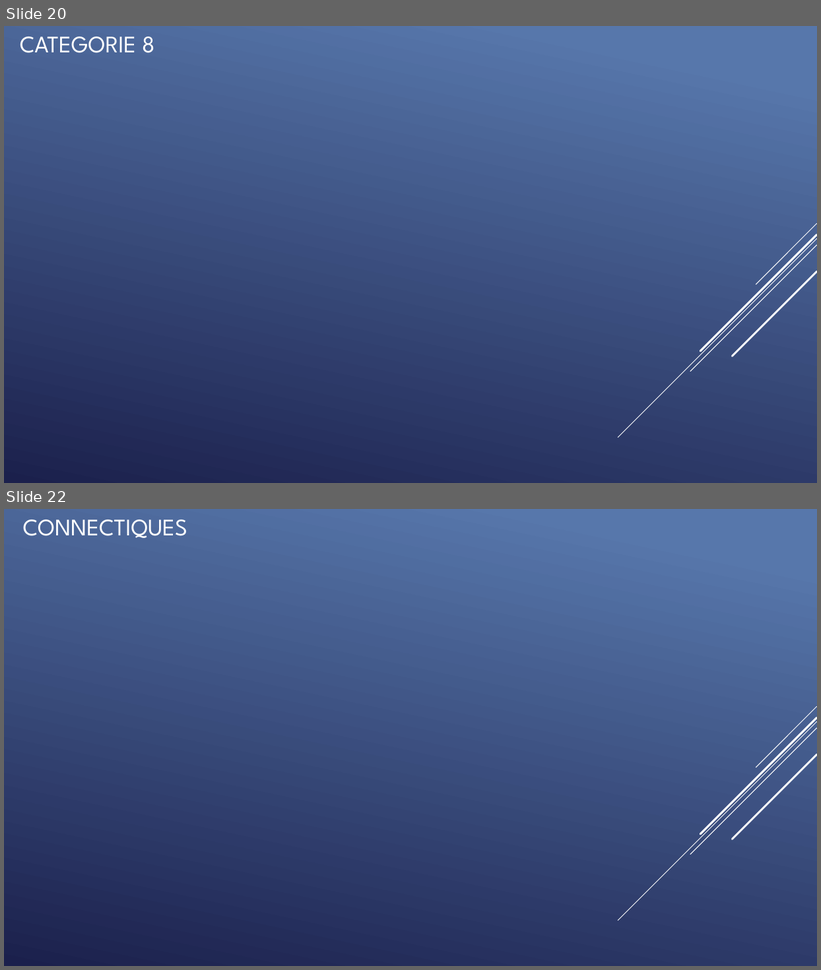
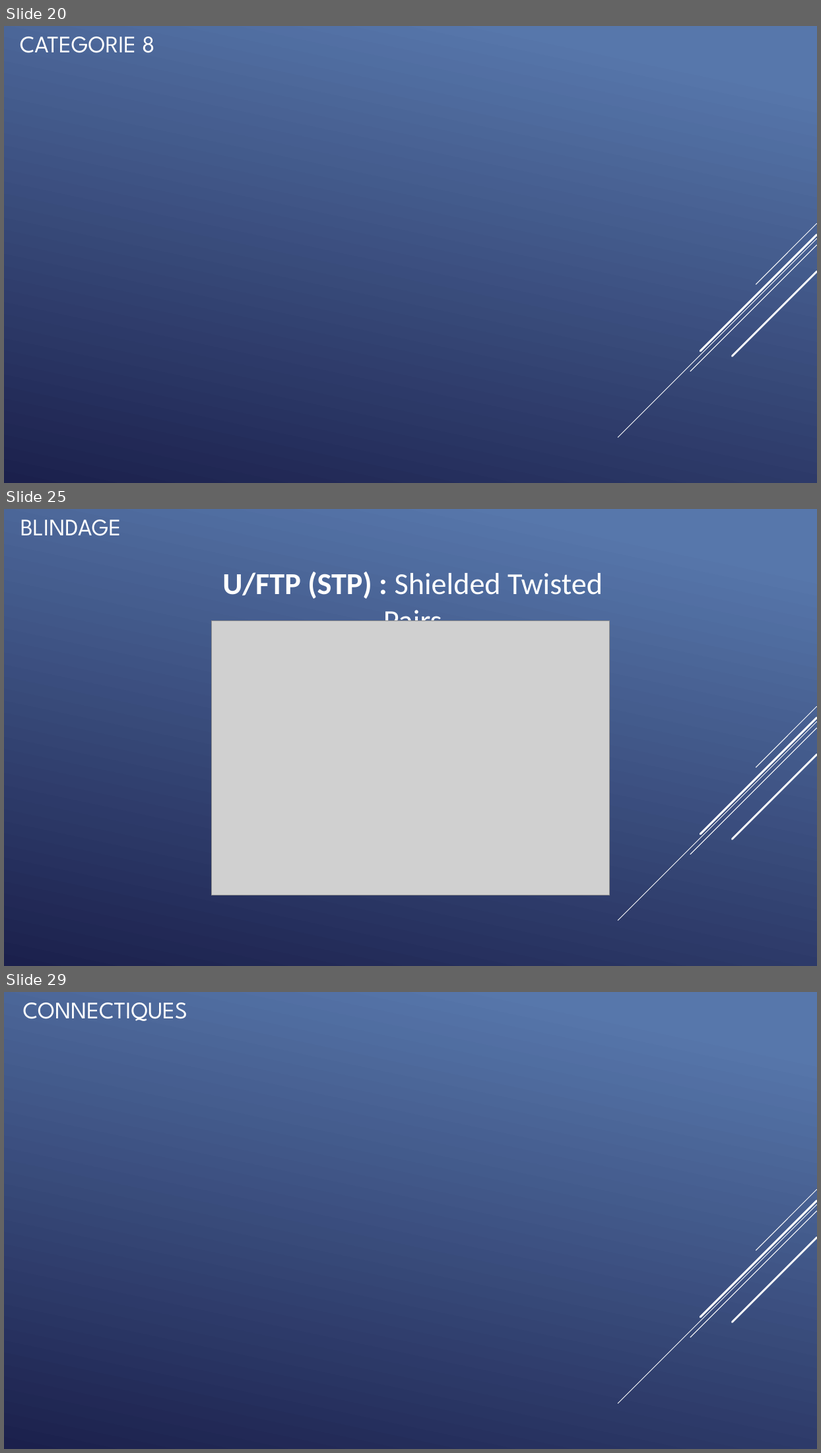
Before and after one commit to QuentinKrg/M214-Ethernet, a slide deck: Module 214 - Fabrication_Ethernet.pptx. Shown one above the other, each under a label of ours: slides 20 and 22 before the commit, slides 20, 25 and 29 after it; the slides between them are not shown. The pictures are 821x970 and 821x1453 pixels, drawn with LibreOffice and Linux fonts; fonts in the diff are those of the drawing; grey boxes stand for pictures. Boxes give left, top, right and bottom in pixels: in the first picture for what was removed or moved away, otherwise in the second. Text is boxed around its words. In the diff, an @@ line names an element or a change of style, - is before the commit and + after.

Commit message:
blindage pp

```diff
--- a/Module 214 - Fabrication_Ethernet.pptx
+++ b/Module 214 - Fabrication_Ethernet.pptx
@@ slide 25 added at (x1=4, y1=509, x2=817, y2=966), background gradient #5877AB to #1C204D; not listed: 5 template elements that a slide beside it also shows @@
@@ text added at (x1=20, y1=520, x2=121, y2=536), 28 pt, text #FFFFFF @@
+BLINDAGE
@@ text added at (x1=222, y1=572, x2=603, y2=621), 36 pt, text #FFFFFF @@
+U/FTP (STP) : Shielded Twisted Pairs
@@ picture added at (x1=211, y1=621, x2=610, y2=896) @@
@@ what was slide 22 is now slide 29 @@
```
Also in this commit, not shown: 1 slide changed, 6 other slides added, 1 other file.
